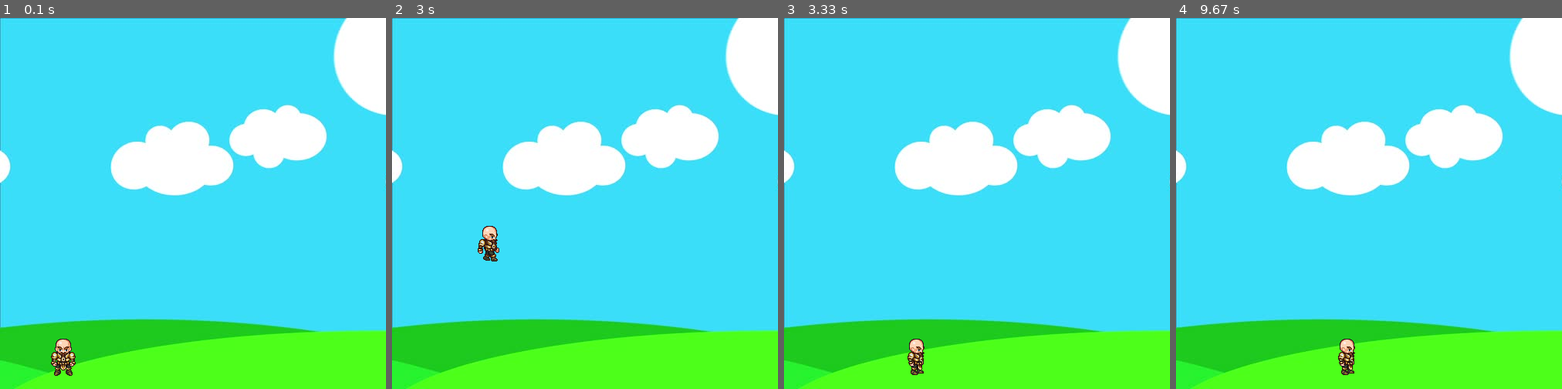
Above: before the commit, frames 1-4 (left to right).
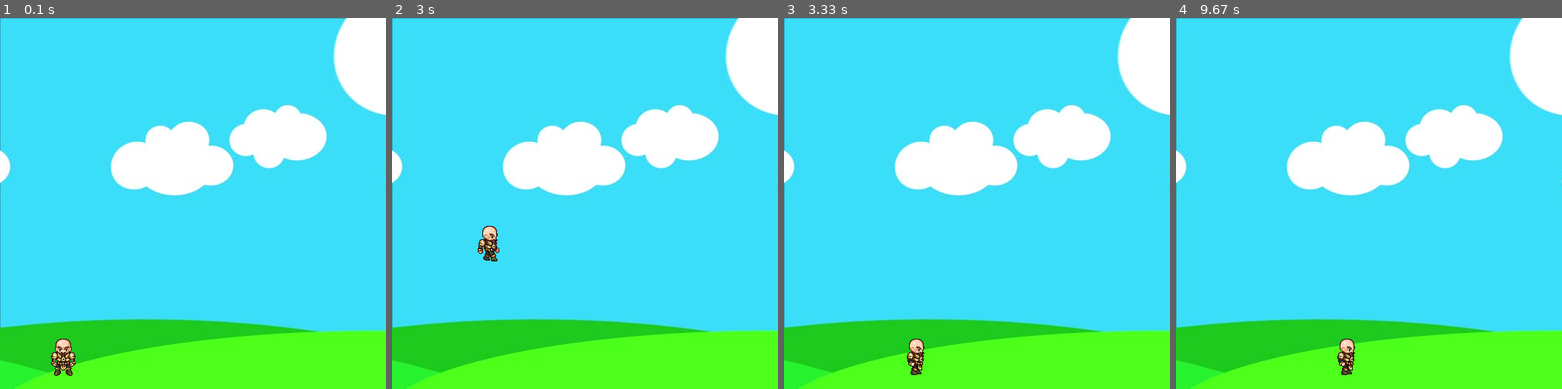
Above: after the commit, the same moments.

Repository: KaisChebata/1-Pygame-Tutorial-for-Beginners-I
Game: pygame game, started from 3-Character-Animation-Sprites/game_character_animation.py
Same seed, same stepped clock (60 frames per second), same inputs: the game is played once before the commit and once after it.
Inputs:
- Up to frame 1 (0.1 s): no input
- Up to frame 2 (3 s): tap Space at 0.33, 0.73, 1.03, 1.23, 1.53, 1.73, 2.03, 2.3, 2.6, 2.73 s; hold Right 0.67-1.13 s; hold Right 1.17-1.63 s; hold Left 1.67-2.2 s; hold Left 2.23-2.63 s; hold Right from 2.67 s (still down)
- Up to frame 3 (3.33 s): tap Space at 3.03 s; release Right at 3.3 s
- Up to frame 4 (9.67 s): hold Left 3.33-3.8 s; tap Space at 3.4, 3.7, 3.9, 4.2, 4.4, 4.7, 4.9, 5.2, 5.47, 5.77, 5.9, 6.2, 6.57, 6.87, 7.07, 7.37, 7.57, 7.87, 8.07, 8.37, 8.63, 8.93, 9.07, 9.37 s; hold Right 3.83-4.3 s; hold Right 4.33-4.8 s; hold Left 4.83-5.37 s; hold Left 5.4-5.8 s; hold Right 5.83-6.47 s; hold Left 6.5-6.97 s; hold Right 7-7.47 s; hold Right 7.5-7.97 s; hold Left 8-8.53 s; hold Left 8.57-8.97 s; hold Right 9-9.63 s

Frames 1-2 are identical in both runs. In frame 3, less than 0.1% of the frame differs, in the area x 31-37%, y 90-97%; in frame 4, less than 0.1%.

Commit message:
modify player state when he jumping

Diff:
--- a/3-Character-Animation-Sprites/game_character_animation.py
+++ b/3-Character-Animation-Sprites/game_character_animation.py
@@ -100,7 +100,7 @@
         if keys[pygame.K_SPACE]:
             is_jump = True
             right = False
-            right = False
+            left = False
             walk_counter = 0
     else:
         if jump_volume >= -10:
